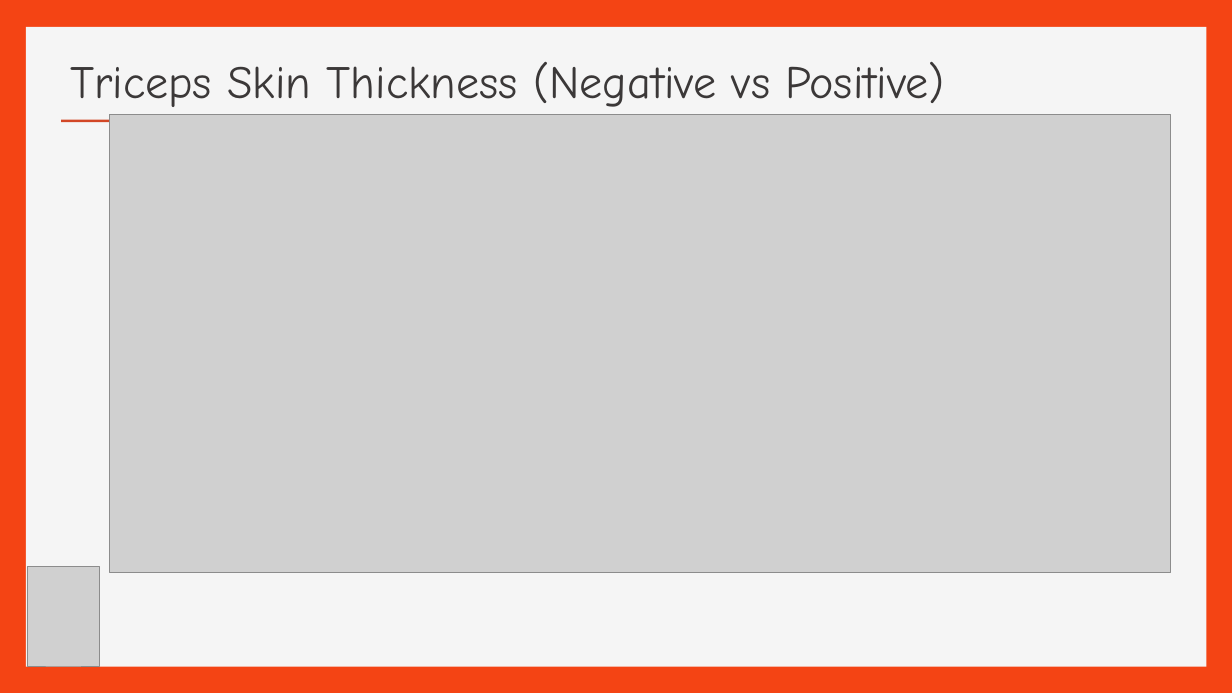
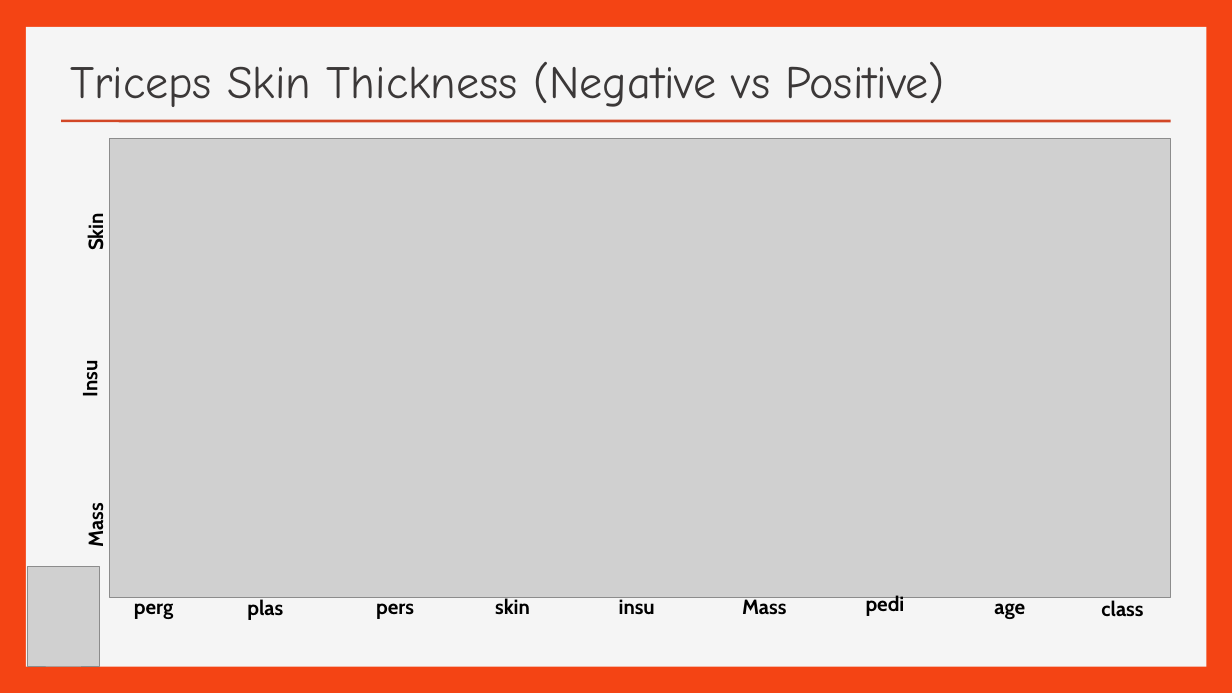
Before and after one commit to efreier12/Final-Project, a slide deck: slide 13 of Pima Indian Diabetes ( Final Project).ppt. Drawn at 1232x693 pixels with LibreOffice and Linux fonts; fonts in the diff are those of the drawing; grey boxes stand for pictures; background and template pictures are left out. Boxes give left, top, right and bottom in pixels: in the first picture for what was removed or moved away, otherwise in the second. Text is boxed around its words. In the diff, an @@ line names an element or a change of style, - is before the commit and + after.

```diff
--- a/Pima Indian Diabetes ( Final Project).ppt
+++ b/Pima Indian Diabetes ( Final Project).ppt
@@ picture: place and size @@
-picture at box(110, 115, 1170, 573)
+picture at box(110, 139, 1170, 597)
@@ text added at box(83, 216, 108, 250), 16 pt, text #000000, bold @@
+Skin
@@ text added at box(78, 363, 103, 396), 16 pt, text #000000, bold @@
+Insu
@@ text added at box(83, 507, 108, 546), 16 pt, text #000000, bold @@
+Mass
@@ group added at box(134, 595, 1143, 620): 9 texts @@
+perg
+plas
+pers
+skin
+insu
+Mass
+pedi
+age
+class
```
Also in this commit, not shown: 4 other slides changed, 4 slides added, 4 slides removed.
